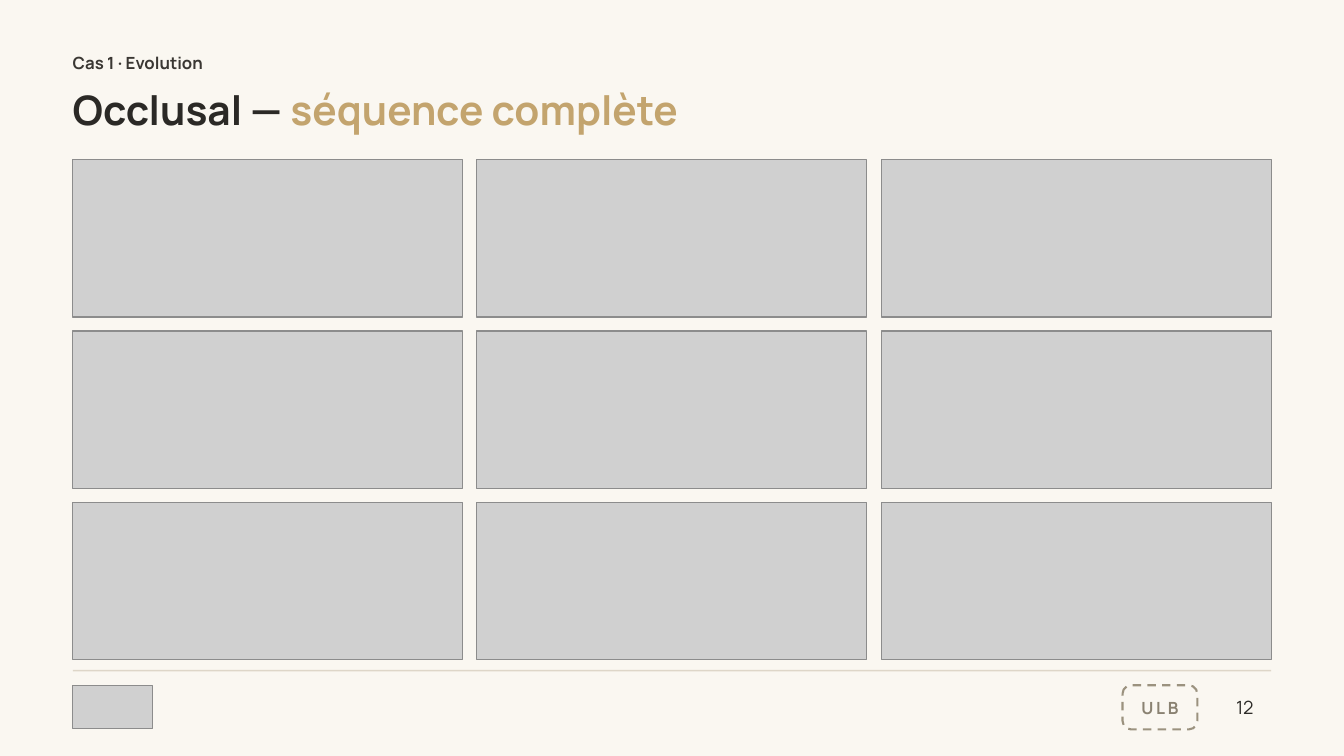
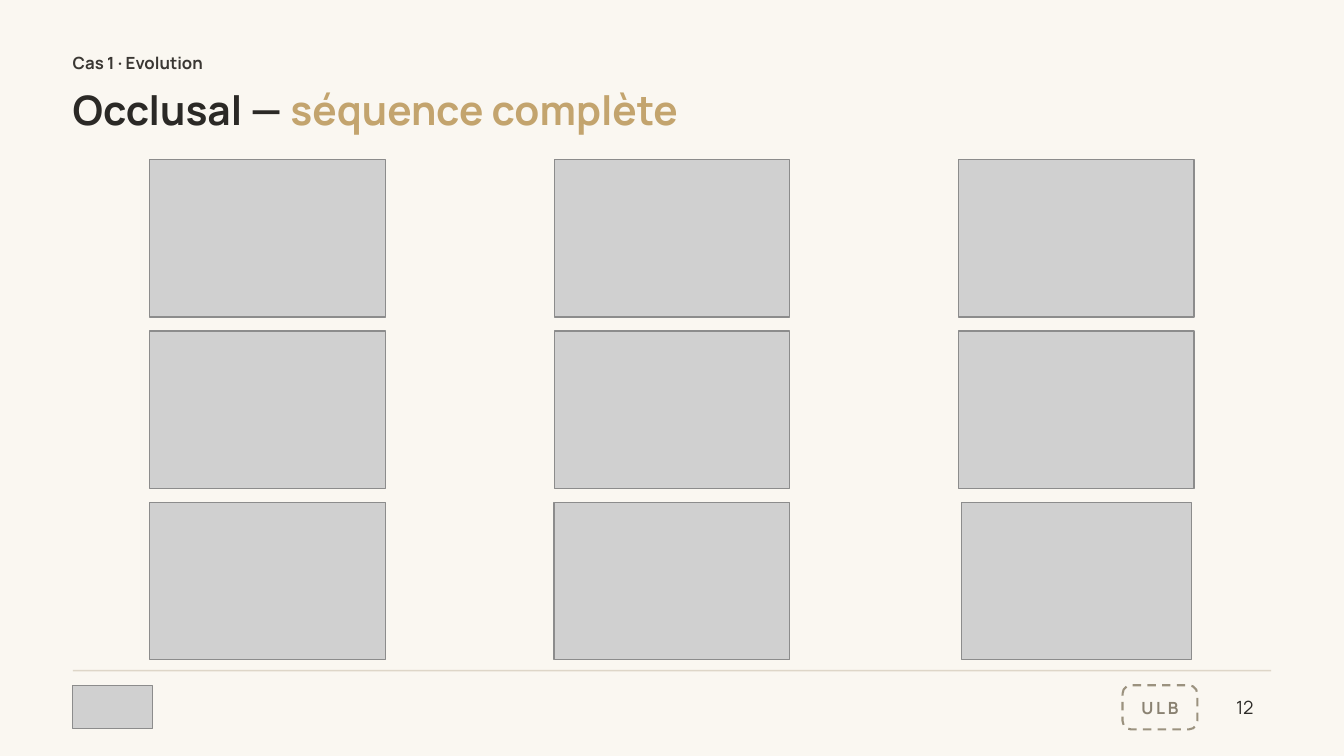
Before and after one commit to TheSmileSoace/Carrousel-TSS, a slide deck: slide 12 of sortie/Cas_Mathys_TSS_natif.pptx. Drawn at 1344x756 pixels with LibreOffice and Linux fonts; fonts in the diff are those of the drawing; grey boxes stand for pictures. Boxes give left, top, right and bottom in pixels: in the first picture for what was removed or moved away, otherwise in the second. Text is boxed around its words. In the diff, an @@ line names an element or a change of style, - is before the commit and + after.

```diff
--- a/sortie/Cas_Mathys_TSS_natif.pptx
+++ b/sortie/Cas_Mathys_TSS_natif.pptx
@@ picture: place and size @@
-picture at (73,160,463,318)
+picture at (150,160,386,318)
@@ picture: place and size @@
-picture at (477,160,867,318)
+picture at (555,160,790,318)
@@ picture: place and size @@
-picture at (881,160,1271,318)
+picture at (959,160,1195,318)
@@ picture: place and size @@
-picture at (73,331,463,488)
+picture at (150,331,386,488)
@@ picture: place and size @@
-picture at (477,331,867,488)
+picture at (555,331,790,488)
@@ picture: place and size @@
-picture at (881,331,1271,488)
+picture at (959,331,1195,488)
@@ picture: place and size @@
-picture at (73,502,463,659)
+picture at (150,502,386,659)
@@ picture: place and size @@
-picture at (477,502,867,659)
+picture at (555,502,790,659)
@@ picture: place and size @@
-picture at (881,502,1271,659)
+picture at (961,502,1191,659)
```
Also in this commit, not shown: 2 other slides changed, 3 other files.
